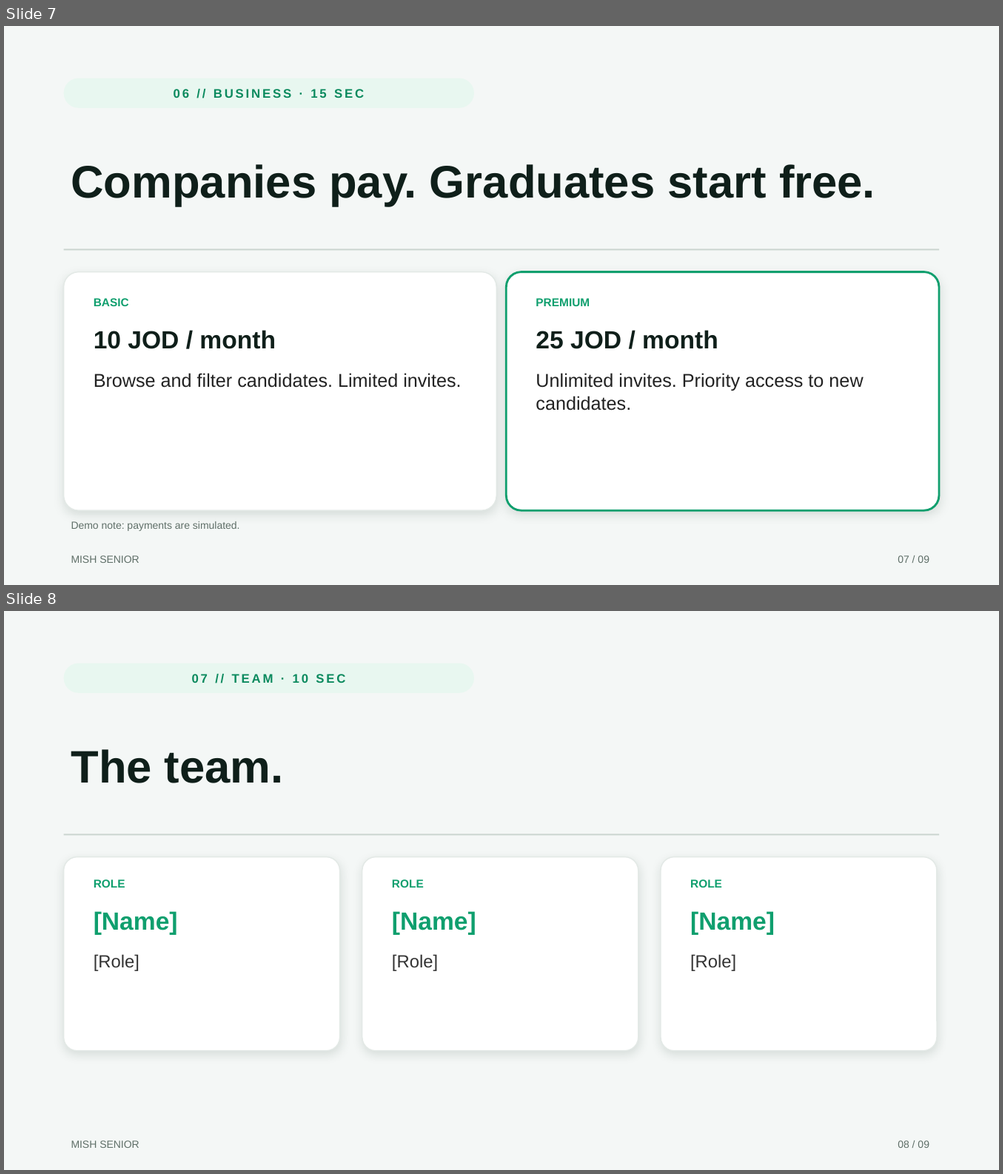
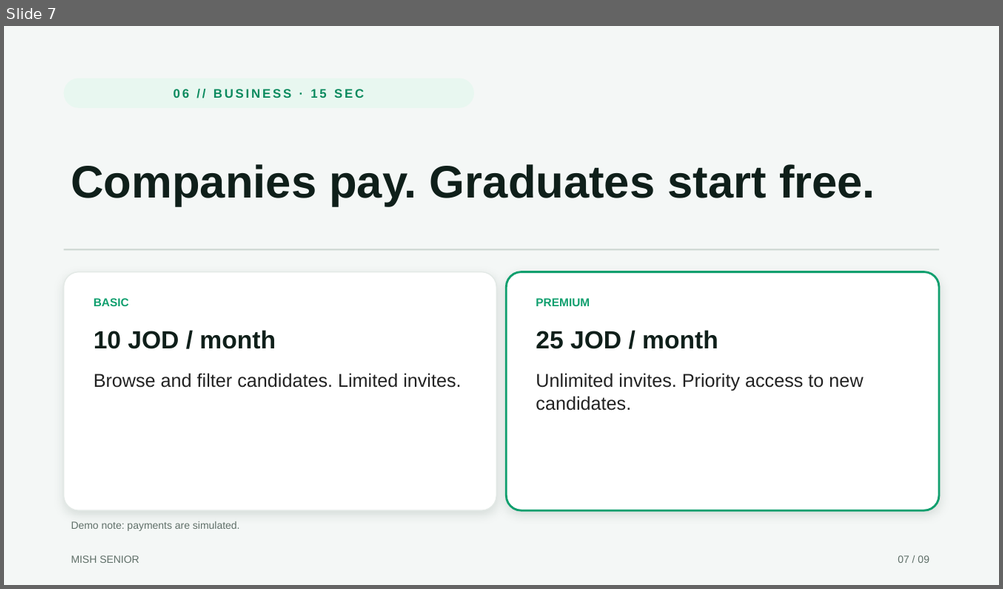
Before and after one commit to dana-alamm/MobilePhonyModes, a slide deck: presentation/Mish-Senior-Pitch.pptx. Shown one above the other, each under a label of ours: slides 7 and 8 before the commit, slide 7 after it. The pictures are 1003x1174 and 1003x589 pixels, drawn with LibreOffice and Linux fonts; fonts in the diff are those of the drawing. Boxes give left, top, right and bottom in pixels: in the first picture for what was removed or moved away, otherwise in the second. Text is boxed around its words. In the diff, an @@ line names an element or a change of style, - is before the commit and + after.

```diff
--- a/presentation/Mish-Senior-Pitch.pptx
+++ b/presentation/Mish-Senior-Pitch.pptx
@@ slide 8 removed at [4, 611, 999, 1170], background #F4F7F6 @@
@@ rounded rectangle removed at [64, 664, 474, 693] @@
-07 // TEAM · 10 SEC
@@ text removed at [71, 749, 284, 783] @@
-The team.
@@ line removed from (64, 834) to (939, 834) @@
@@ rounded rectangle removed at [64, 857, 340, 1051] @@
@@ rounded rectangle removed at [362, 857, 638, 1051] @@
@@ rounded rectangle removed at [660, 857, 936, 1051] @@
@@ text removed at [94, 880, 125, 888] @@
-ROLE
@@ text removed at [392, 880, 424, 888] @@
-ROLE
@@ text removed at [690, 880, 722, 888] @@
-ROLE
@@ text removed at [94, 911, 178, 935] @@
-[Name]
@@ text removed at [392, 911, 476, 935] @@
-[Name]
@@ text removed at [690, 911, 774, 935] @@
-[Name]
@@ text removed at [94, 954, 139, 971] @@
-[Role]
@@ text removed at [392, 954, 438, 971] @@
-[Role]
@@ text removed at [690, 954, 736, 971] @@
-[Role]
@@ text removed at [71, 1141, 139, 1148] @@
-MISH SENIOR
@@ text removed at [897, 1141, 929, 1148] @@
-08 / 09
```
Also in this commit, not shown: 1 slide added, 2 other files.
